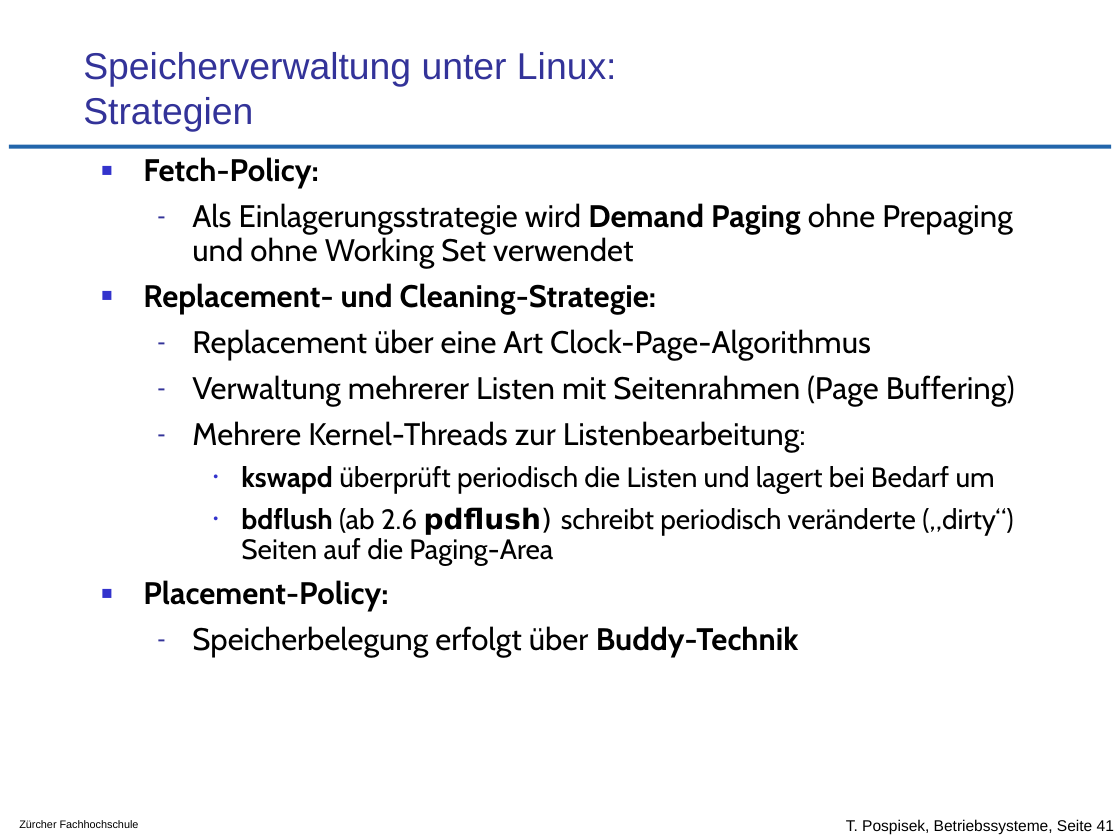
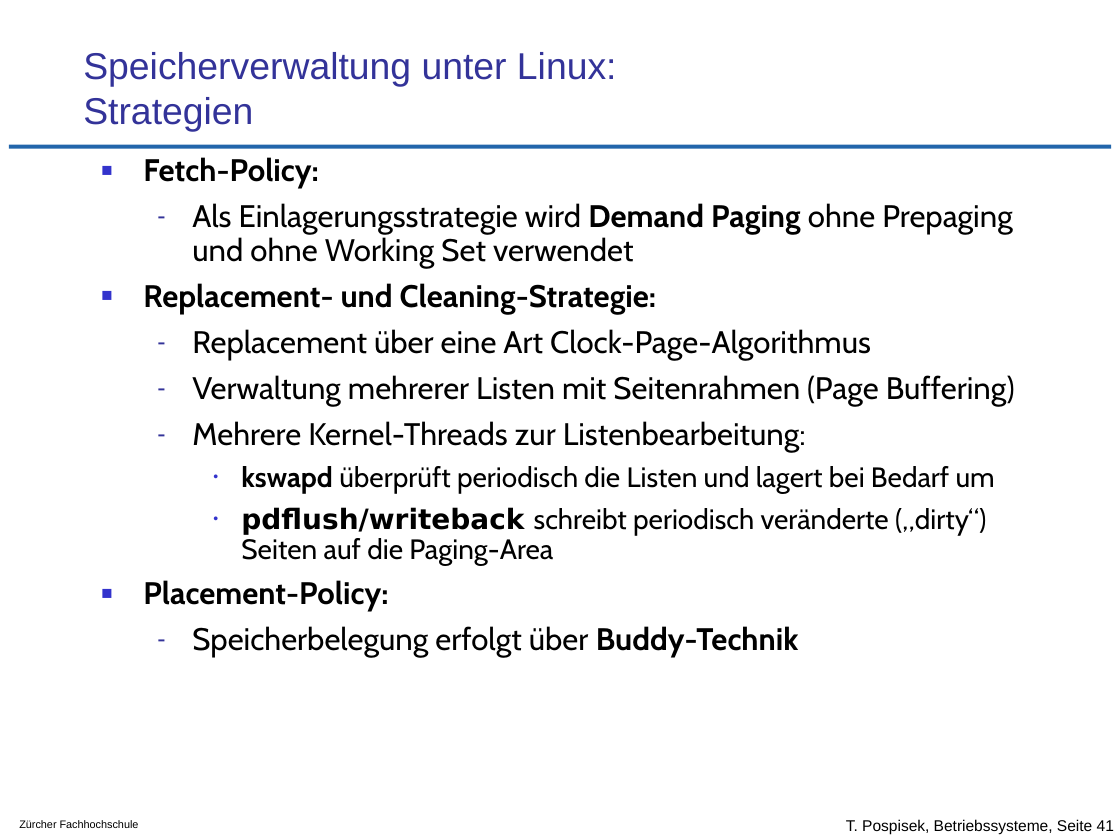
Before and after one commit to tpo/betriebssysteme, a slide deck: slide 41 of 11_Speicherverwaltung_Strategien.odp. Drawn at 1120x840 pixels with LibreOffice and Linux fonts; fonts in the diff are those of the drawing; background and template pictures are left out. Boxes give left, top, right and bottom in pixels: in the first picture for what was removed or moved away, otherwise in the second. Text is boxed around its words. In the diff, an @@ line names an element or a change of style, - is before the commit and + after.

Commit message:
v.a. besseres Layout v. Grafiken
auch:
* S. 21 Kommentar korrigiert: Second-Chance -> Clock-Page
* S. 41 bdflush entfernt und mit writeback ersetzt

```diff
--- a/11_Speicherverwaltung_Strategien.odp
+++ b/11_Speicherverwaltung_Strategien.odp
@@ text at <box>241,507,986,565</box>: text changed @@
-    • bdflush (ab 2.6 pdflush) schreibt periodisch veränderte („dirty“) Seiten auf die Paging-Area
+    • pdflush/writeback schreibt periodisch veränderte („dirty“) Seiten auf die Paging-Area
```
Also in this commit, not shown: 3 other slides changed, 1 other file.
